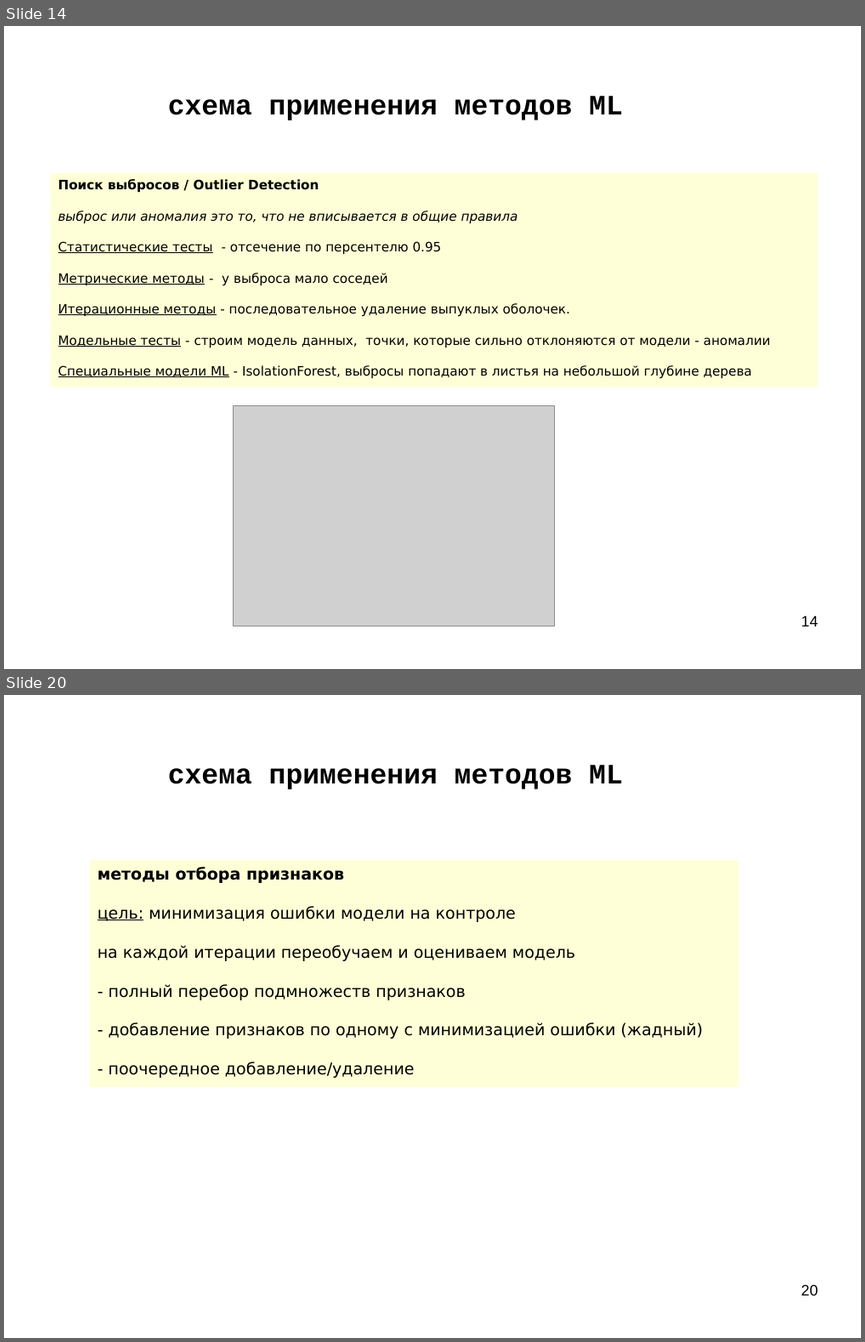
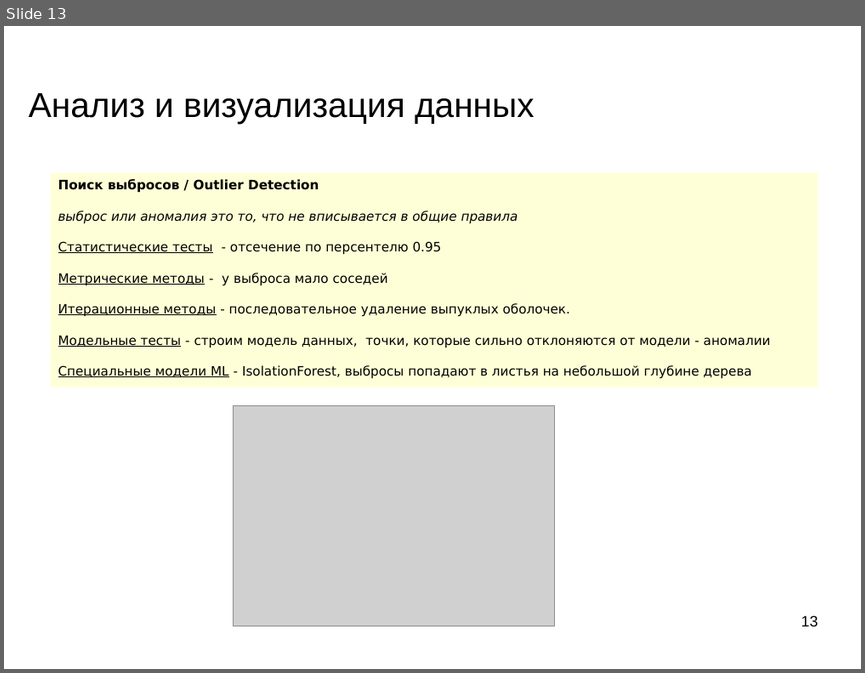
Before and after one commit to mechanoid5/ml_lectorium_2026_I, a slide deck: 04-data-proc.odp. Shown one above the other, each under a label of ours: slides 14 and 20 before the commit, slide 13 after it; the slides between them are not shown. The pictures are 865x1342 and 865x673 pixels, drawn with LibreOffice and Linux fonts; fonts in the diff are those of the drawing; grey boxes stand for pictures; background and template pictures are left out. Boxes give left, top, right and bottom in pixels: in the first picture for what was removed or moved away, otherwise in the second. Text is boxed around its words. In the diff, an @@ line names an element or a change of style, - is before the commit and + after.

```diff
--- a/04-data-proc.odp
+++ b/04-data-proc.odp
@@ slide 20 removed at <box>4,695,861,1338</box>, background picture (left out) @@
@@ title removed at <box>168,765,623,789</box> @@
-схема применения методов ML
@@ rectangle removed at <box>90,861,738,1087</box> @@
-методы отбора признаков
-цель: минимизация ошибки модели на контроле
-на каждой итерации переобучаем и оцениваем модель
-- полный перебор подмножеств признаков
-- добавление признаков по одному с минимизацией ошибки (жадный)
-- поочередное добавление/удаление
@@ page number removed at <box>801,1284,818,1295</box> @@
-20
@@ what was slide 14 is now slide 13 @@
@@ slide 13 changed as well @@
@@ title at <box>29,93,534,124</box>: text changed; size 26 to 32 pt; font Courier New to Arial; bold off @@
-схема применения методов ML
+Анализ и визуализация данных
@@ page number at <box>801,615,818,626</box>: text changed @@
-14
+13
```
Also in this commit, not shown: 14 other slides changed, 12 slides added, 6 other slides removed.
